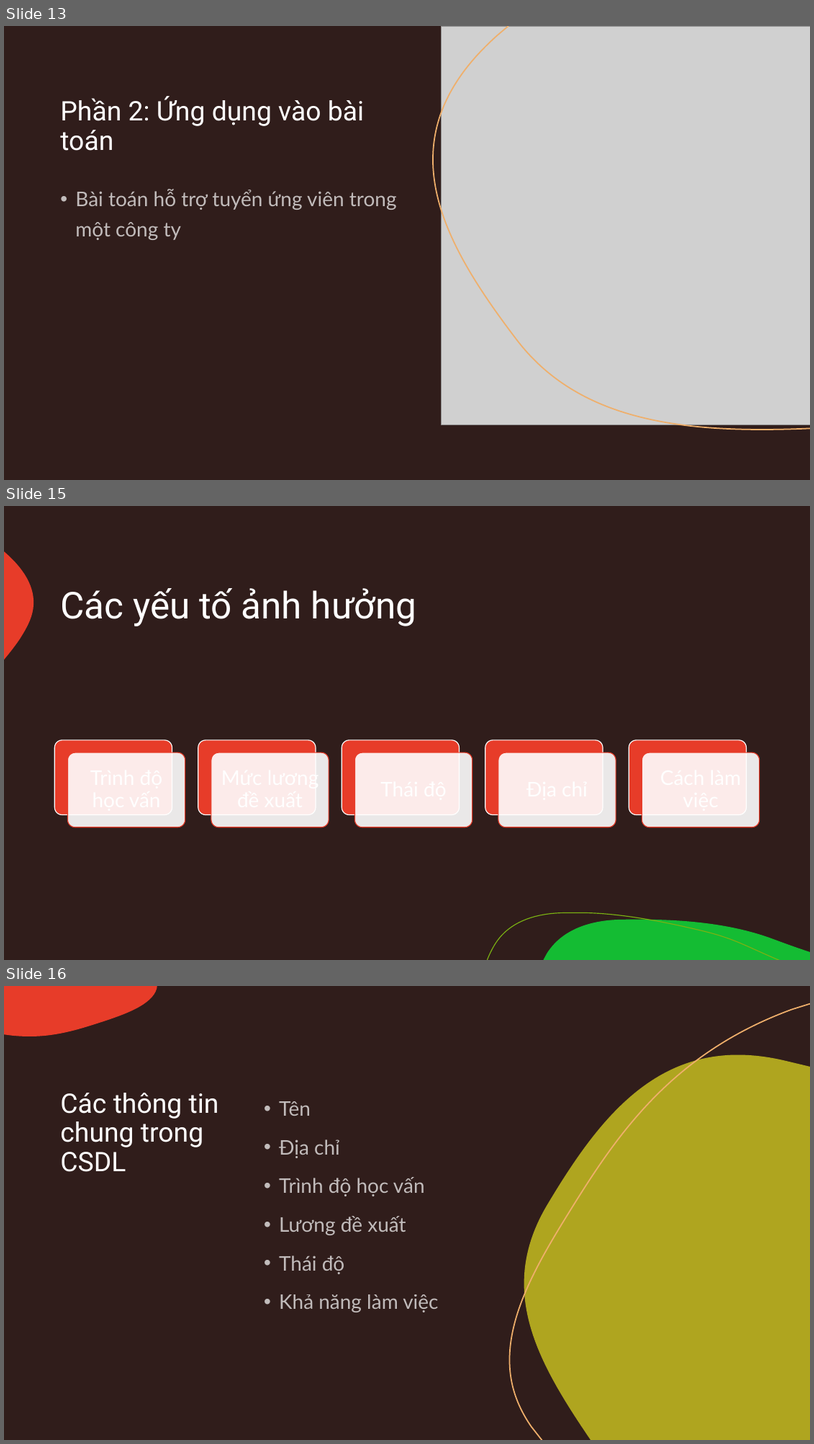
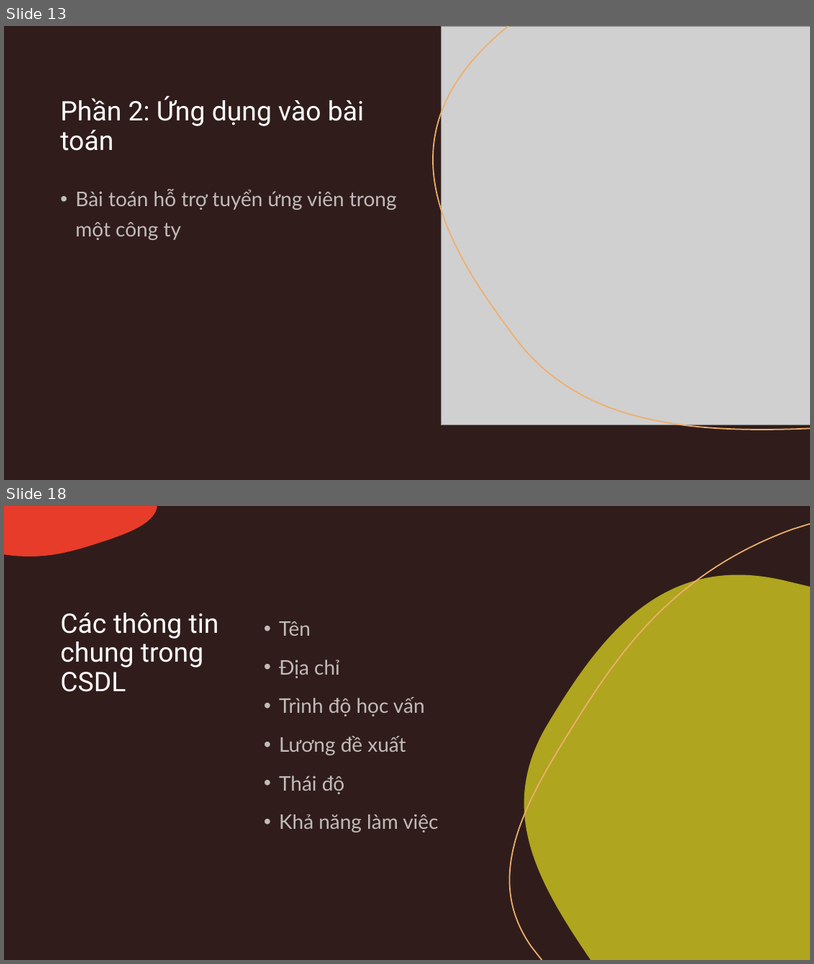
Before and after one commit to Tranphuong99/HTGQD, a slide deck: Báo cáo môn học.pptx. Shown one above the other, each under a label of ours: slides 13, 15 and 16 before the commit, slides 13 and 18 after it; the slides between them are not shown. The pictures are 814x1444 and 814x964 pixels, drawn with LibreOffice and Linux fonts; fonts in the diff are those of the drawing; grey boxes stand for pictures. Boxes give left, top, right and bottom in pixels: in the first picture for what was removed or moved away, otherwise in the second. Text is boxed around its words. In the diff, an @@ line names an element or a change of style, - is before the commit and + after.

```diff
--- a/Báo cáo môn học.pptx
+++ b/Báo cáo môn học.pptx
@@ slide 15 removed at <box>4,506,810,960</box>, background #301D1B; not listed: 3 template elements that a slide beside it also shows @@
@@ title removed at <box>60,588,417,626</box> @@
-Các yếu tố ảnh hưởng
@@ group removed at <box>55,740,759,826</box>: 10 rounded rectangles @@
@@ what was slide 16 is now slide 18 @@
```
Also in this commit, not shown: 1 slide changed, 7 slides added.
